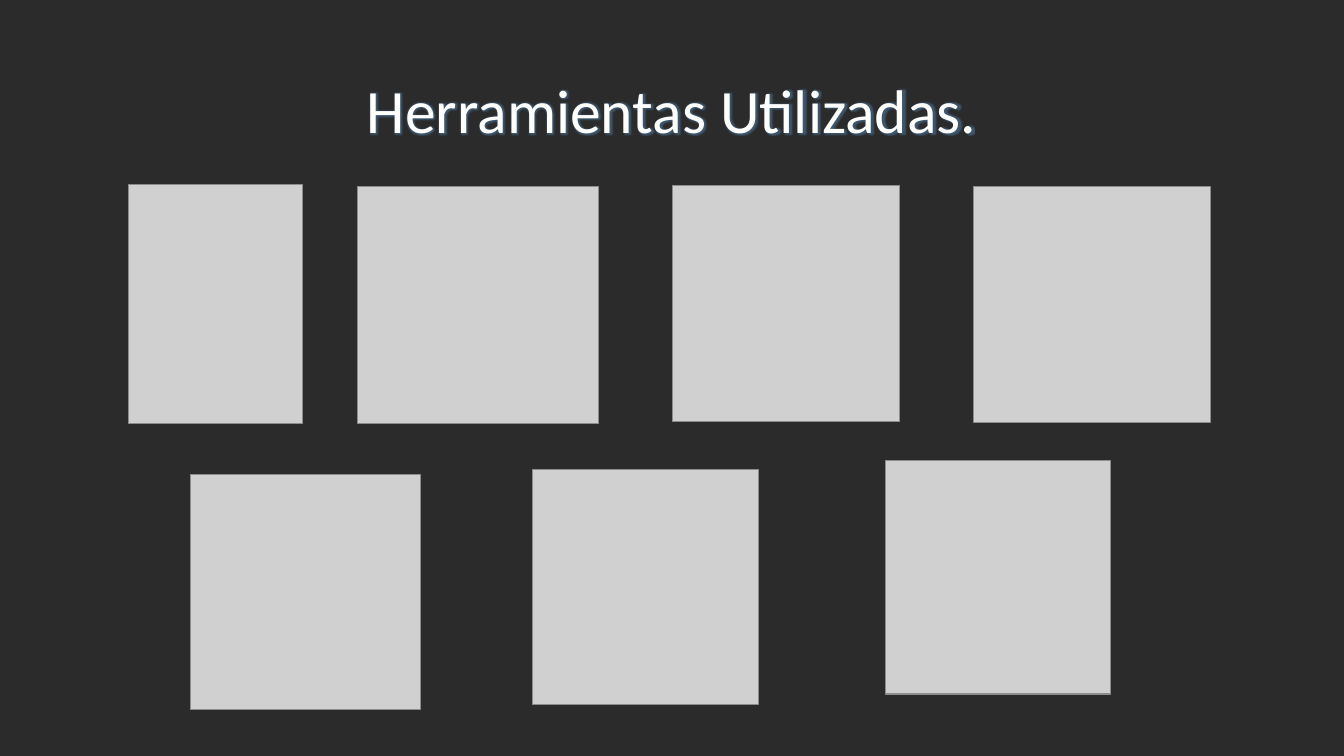
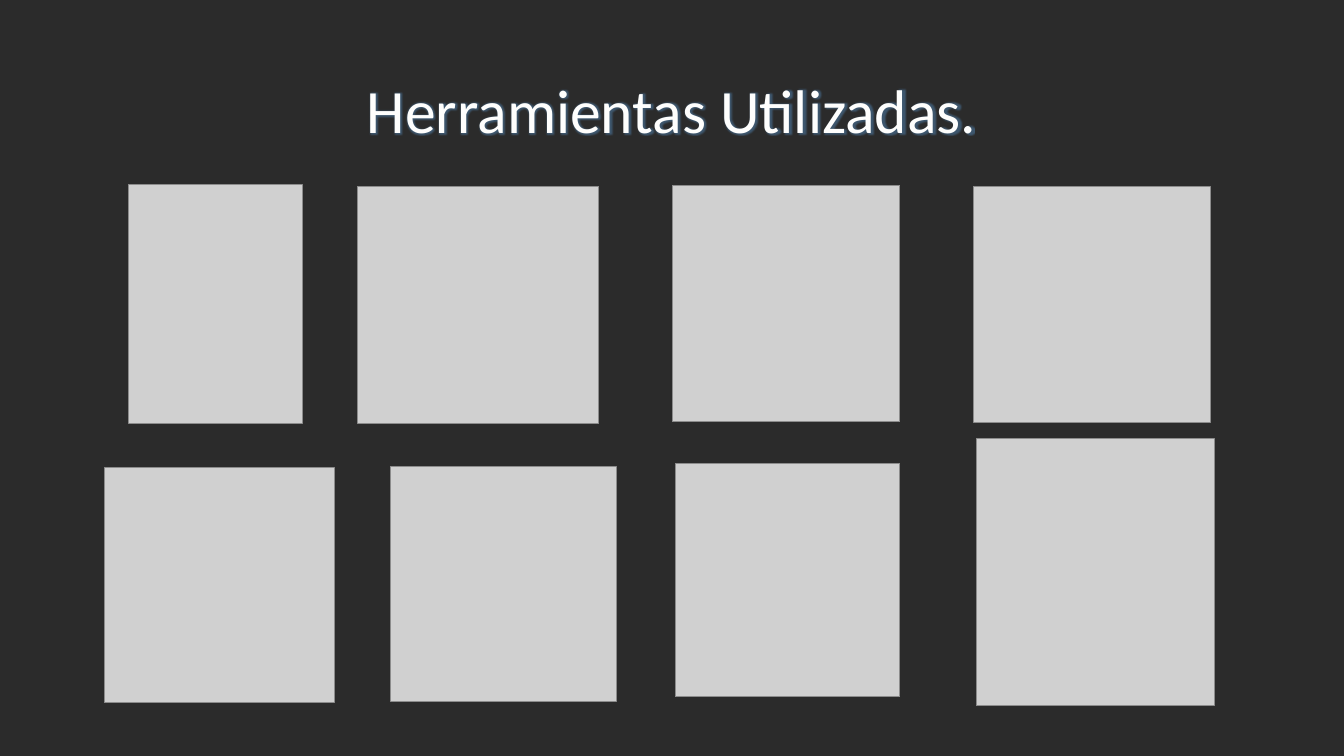
Before and after one commit to johao70/proyectoSegundo, a slide deck: slide 3 of documentacion/Presentación.pptx. Drawn at 1344x756 pixels with LibreOffice and Linux fonts; fonts in the diff are those of the drawing; grey boxes stand for pictures; background and template pictures are left out; a plain dark background stands for a picture behind light text. Boxes give left, top, right and bottom in pixels: in the first picture for what was removed or moved away, otherwise in the second. Text is boxed around its words. In the diff, an @@ line names an element or a change of style, - is before the commit and + after.

```diff
--- a/documentacion/Presentación.pptx
+++ b/documentacion/Presentación.pptx
@@ picture added at [976,439,1214,706] @@
@@ picture: place and size @@
-picture at [191,475,420,711]
+picture at [104,467,334,703]
@@ picture: place and size @@
-picture at [532,470,758,705]
+picture at [390,467,616,702]
@@ picture: place and size @@
-picture at [885,461,1110,695]
+picture at [676,464,900,698]
```
Also in this commit, not shown: 1 other slide changed, 2 slides added, 3 slides removed, 7 other files.
